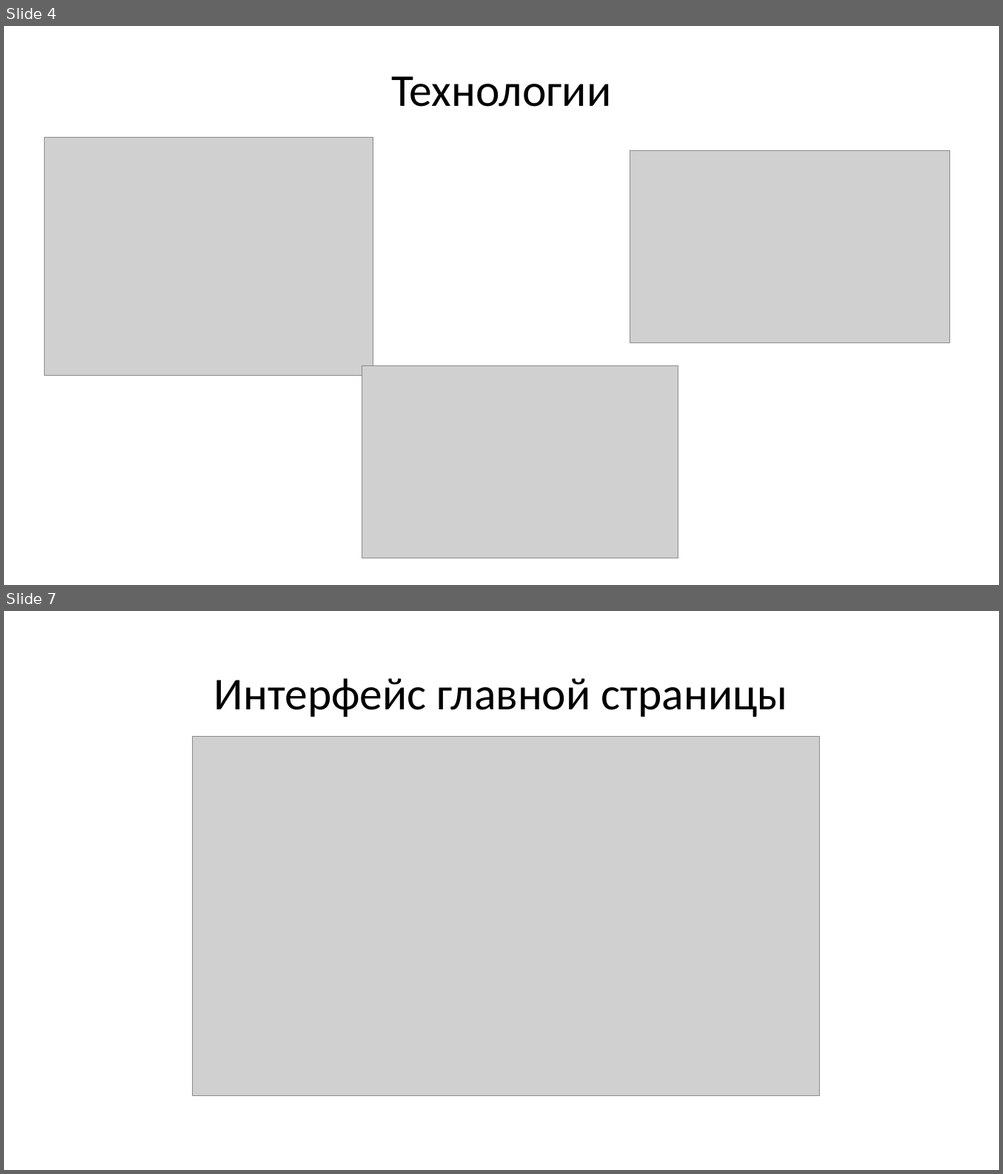
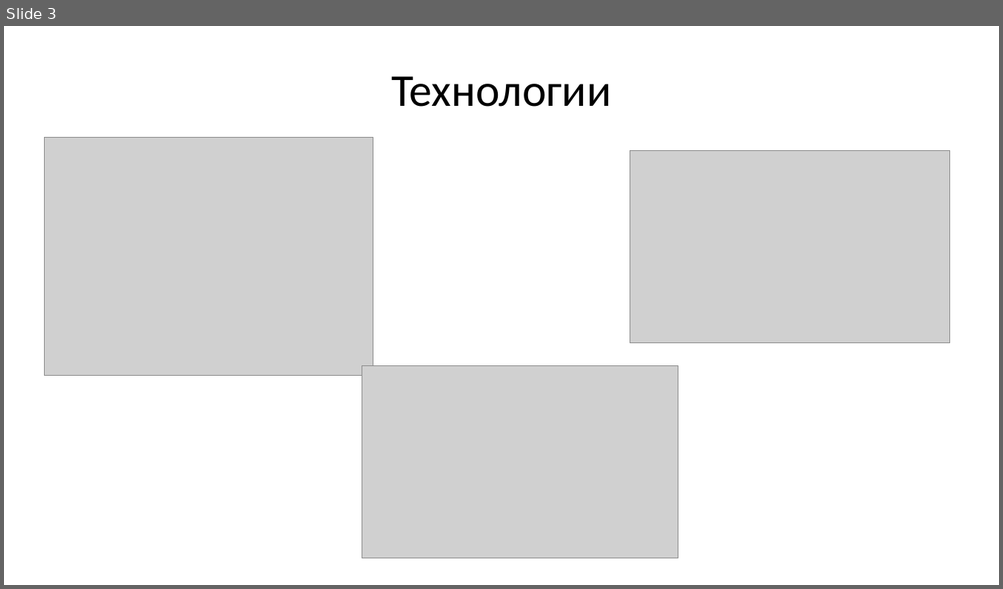
Before and after one commit to minald/Cataloguer, a slide deck: Presentation Minald.pptx. Shown one above the other, each under a label of ours: slides 4 and 7 before the commit, slide 3 after it; the slides between them are not shown. The pictures are 1003x1174 and 1003x589 pixels, drawn with LibreOffice and Linux fonts; fonts in the diff are those of the drawing; grey boxes stand for pictures. Boxes give left, top, right and bottom in pixels: in the first picture for what was removed or moved away, otherwise in the second. Text is boxed around its words. In the diff, an @@ line names an element or a change of style, - is before the commit and + after.

```diff
--- a/Presentation Minald.pptx
+++ b/Presentation Minald.pptx
@@ slide 7 removed at (x1=4, y1=611, x2=999, y2=1170), background #FFFFFF @@
@@ title removed at (x1=214, y1=678, x2=788, y2=717) @@
-Интерфейс главной страницы
@@ picture removed at (x1=192, y1=737, x2=819, y2=1096) @@
@@ what was slide 4 is now slide 3 @@
```
Also in this commit, not shown: 4 slides changed, 5 slides added, 1 other slide removed.
